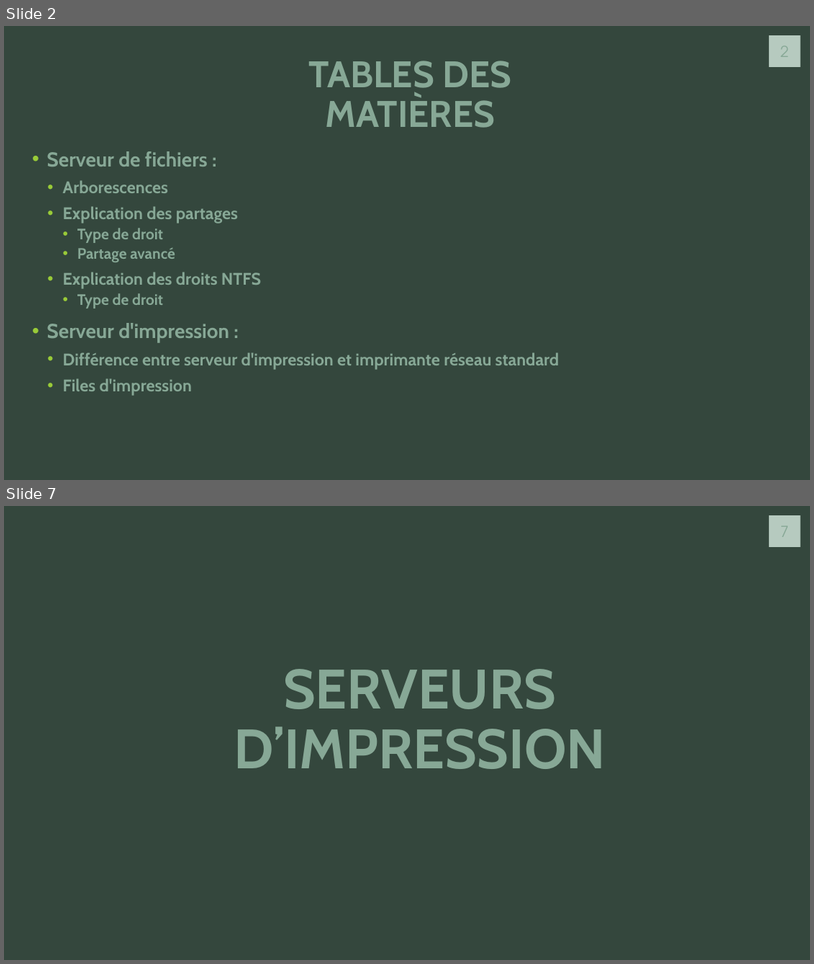
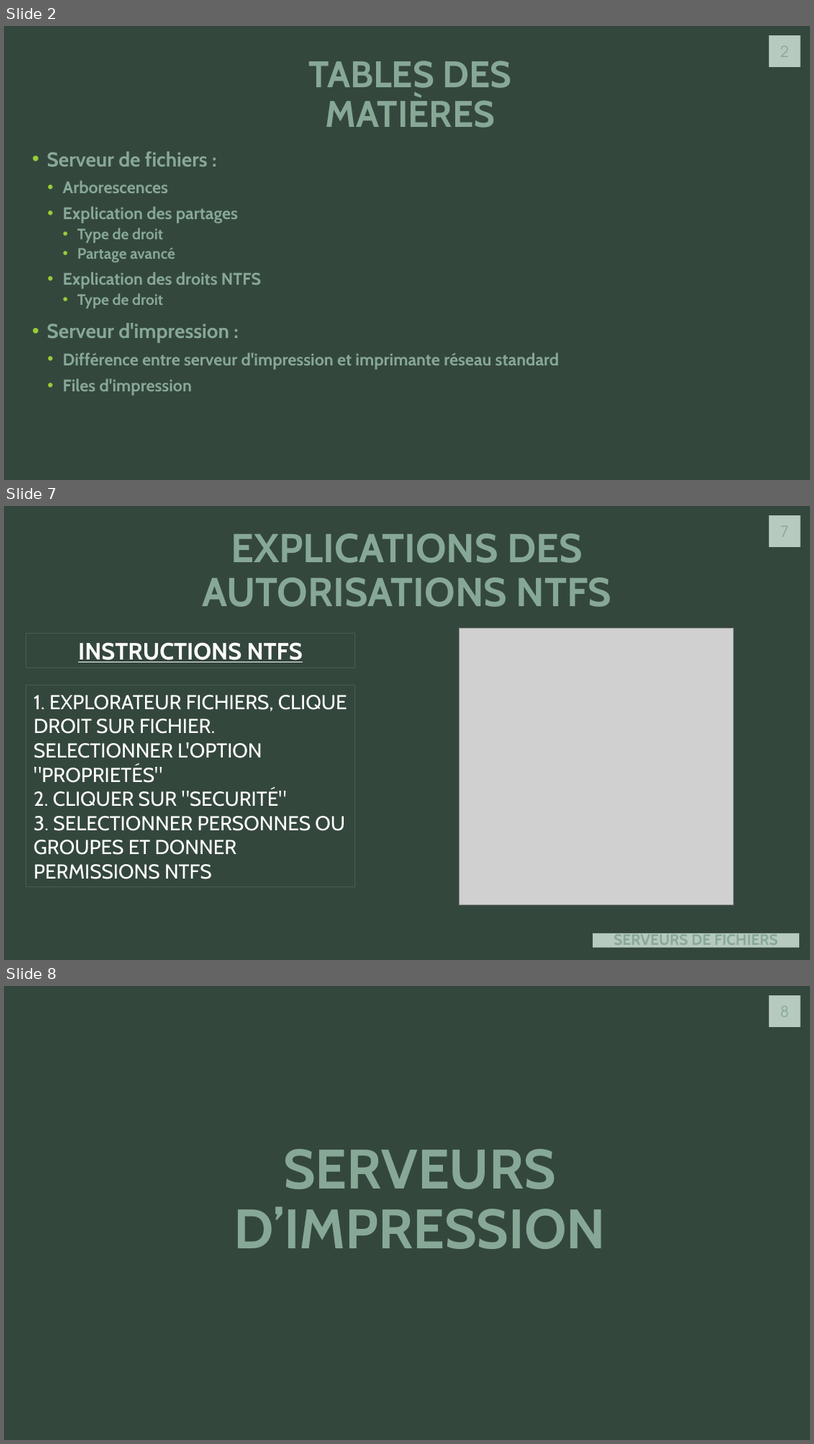
Before and after one commit to J0rg321/Serveur_Fichiers_ICT-123, a slide deck: SERVEUR ET FICHIERS D’IMPRESSION.pptx. Shown one above the other, each under a label of ours: slides 2 and 7 before the commit, slides 2, 7 and 8 after it; the slides between them are not shown. The pictures are 814x964 and 814x1444 pixels, drawn with LibreOffice and Linux fonts; fonts in the diff are those of the drawing; grey boxes stand for pictures. Boxes give left, top, right and bottom in pixels: in the first picture for what was removed or moved away, otherwise in the second. Text is boxed around its words. In the diff, an @@ line names an element or a change of style, - is before the commit and + after.

```diff
--- a/SERVEUR ET FICHIERS D’IMPRESSION.pptx
+++ b/SERVEUR ET FICHIERS D’IMPRESSION.pptx
@@ slide 7 added at (x1=4, y1=506, x2=810, y2=960), background #34473D; not listed: 1 template element that a slide beside it also shows @@
@@ text added at (x1=202, y1=533, x2=612, y2=607), 48 pt, text #87A896, bold @@
+EXPLICATIONS DES AUTORISATIONS NTFS
@@ rectangle added at (x1=26, y1=633, x2=355, y2=667), outline #455F51 0.75 pt, 28 pt, text #FFFFFF, bold, underline @@
+INSTRUCTIONS NTFS
@@ picture added at (x1=460, y1=628, x2=733, y2=905) @@
@@ rectangle added at (x1=26, y1=685, x2=355, y2=886), outline #455F51 0.75 pt, 24 pt, text #FFFFFF @@
+1. EXPLORATEUR FICHIERS, CLIQUE DROIT SUR FICHIER. SELECTIONNER L'OPTION "PROPRIETÉS"
+2. CLIQUER SUR "SECURITÉ"
+3. SELECTIONNER PERSONNES OU GROUPES ET DONNER PERMISSIONS NTFS
@@ title added at (x1=593, y1=933, x2=800, y2=947), fill #B6CABF, 18 pt, text #87A896, bold @@
+SERVEURS DE FICHIERS
@@ what was slide 7 is now slide 8 @@
@@ page number at (x1=781, y1=1006, x2=790, y2=1017): text changed @@
-7
+8
```
Also in this commit, not shown: 5 slides changed, 1 other file.
